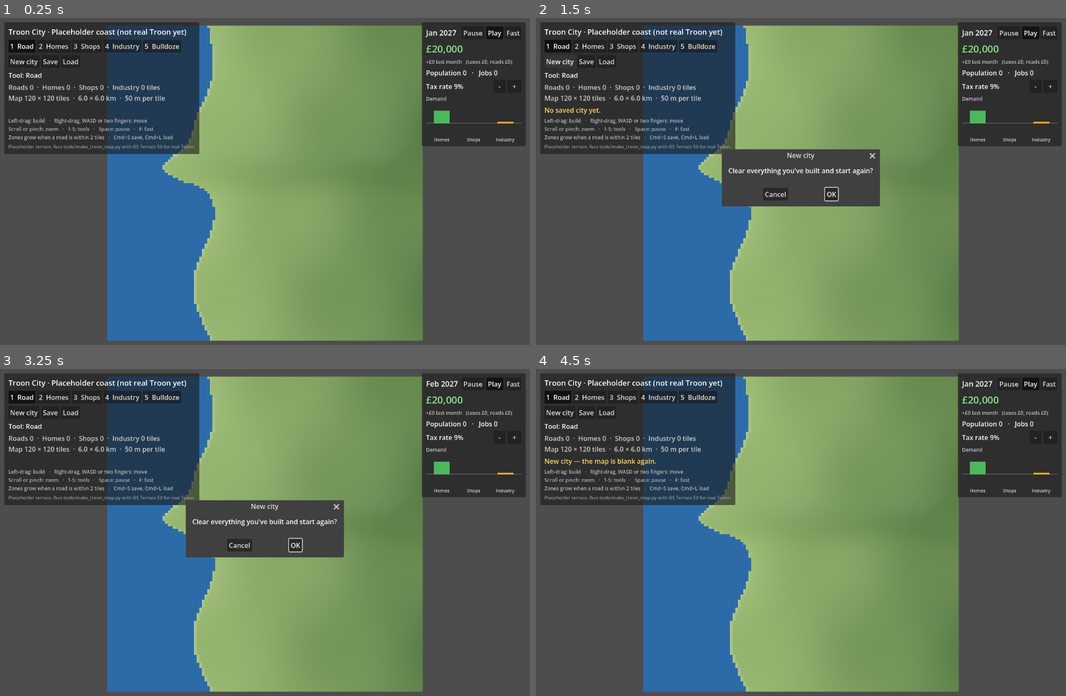
Above: before the commit, frames 1-4 (two rows, left to right).
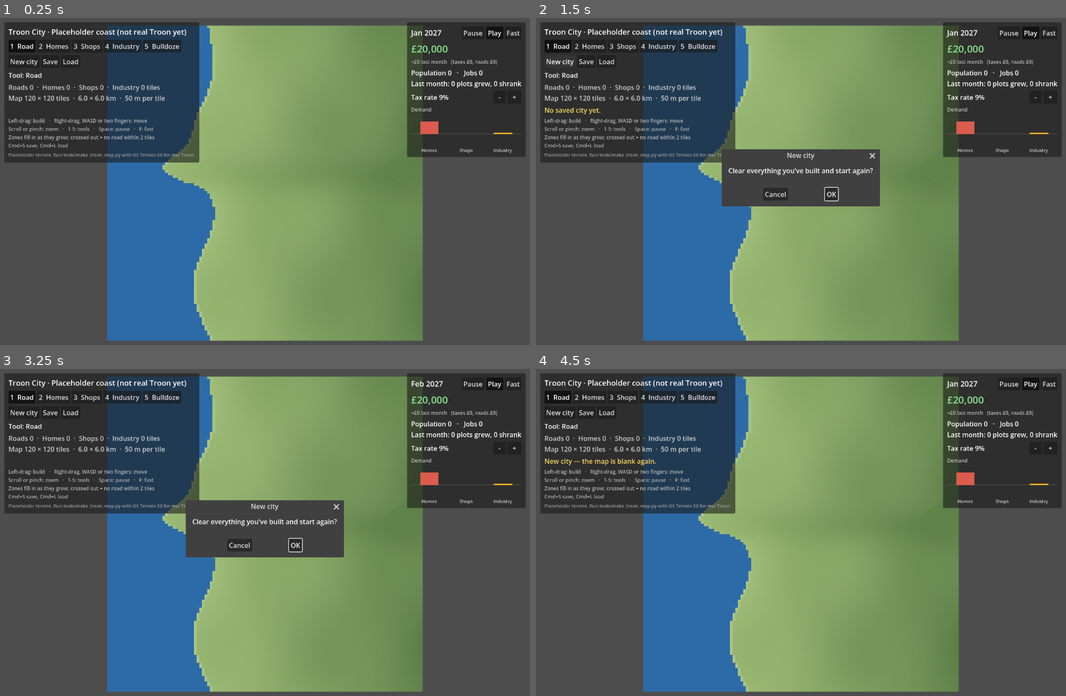
Above: after the commit, the same moments.

Repository: samdickie/city-sim-creator
Game: Godot game, scene res://main.tscn
Two runs of this game, one before a commit and one after it. Both use one fixed random seed, a clock stepped at 60 frames per second and the inputs below.
Inputs:
- Up to frame 1 (0.25 s): no input
- Up to frame 2 (1.5 s): click "Load" at 0.5 s; click "New city" at 1.25 s
- Up to frame 3 (3.25 s): click "New city" at 2 s; click "Play" at 2.75 s
- Up to frame 4 (4.5 s): click "Play" at 3.5 s; click "OK" at 4.25 s

The runs differ from the first frame. In frame 1, 4.1% of the frame differs, in the area x 0-100%, y 1-45%; in frame 2, 4.0%; in frame 3, 4.0%; in frame 4, 4.1%.

Commit message:
Make zone growth visible: bolder plots per level, growth flashes, no-road markers
Co-Authored-By: Claude Opus 5.5 <noreply@anthropic.com>
Claude-Session: https://claude.ai/code/session_01TJfN1XR5FkkXgydyT6DSGx

Diff:
--- a/scripts/main.gd
+++ b/scripts/main.gd
@@ -41,10 +41,13 @@
 
 const TILE_COLOURS := {
 	Tile.ROAD: Color(0.23, 0.23, 0.25),
-	Tile.HOMES: Color(0.30, 0.72, 0.36),
+	Tile.HOMES: Color(0.86, 0.36, 0.30),   # brick red: stands out on green land
 	Tile.SHOPS: Color(0.26, 0.58, 0.92),
 	Tile.INDUSTRY: Color(0.96, 0.70, 0.15),
 }
+
+const LEVEL_FILL := [0.22, 0.55, 0.8, 1.0]   # how solid a zone looks at levels 0-3
+const FLASH_SECONDS := 1.5
 
 const WATER_COLOUR := Color(0.18, 0.42, 0.66)
 const LOW_LAND := Color(0.62, 0.74, 0.46)
@@ -81,6 +84,8 @@
 var stats_label: Label
 var message_label: Label
 var message_timer := 0.0
+var flash_tiles := PackedInt32Array()  # plots that grew this month
+var flash_time := 0.0
 var confirm_new: ConfirmationDialog
 var date_label: Label
 var money_label: Label
@@ -182,6 +187,7 @@
 
 	var tiles := sim.tiles
 	var levels := sim.levels
+	var reach := sim.road_reach_map()
 	for y in map_h:
 		for x in map_w:
 			var i := _index(x, y)
@@ -195,14 +201,25 @@
 				continue
 			var plot := r.grow(-1.0)   # small gap so plots read as separate
 			var lv := levels[i]
+			# The whole plot gets bolder as it grows, so growth shows at any zoom:
+			# faint outline (empty) -> light -> medium -> solid with a dark block.
+			draw_rect(plot, Color(c, LEVEL_FILL[lv]))
 			if lv == 0:
-				# Zoned but nothing built yet: a faint outlined plot.
-				draw_rect(plot, Color(c, 0.30))
-				draw_rect(plot, Color(c, 0.85), false, 1.0)
+				draw_rect(plot, Color(c, 0.9), false, 1.0)
 			else:
-				# Built up: solid plot with a building that grows each level.
-				draw_rect(plot, c)
-				draw_rect(r.grow(-(7.0 - lv * 2.0)), c.darkened(0.45))
+				draw_rect(r.grow(-(7.0 - lv * 2.0)), c.darkened(0.5))
+			if reach[i] > Settings.ROAD_REACH:
+				# No road close enough: cross it out so it's clear why it isn't growing.
+				draw_line(plot.position, plot.end, Color(0, 0, 0, 0.6), 1.5)
+				draw_line(Vector2(plot.end.x, plot.position.y),
+					Vector2(plot.position.x, plot.end.y), Color(0, 0, 0, 0.6), 1.5)
+
+	# Plots that grew this month flash white, then fade.
+	if flash_time > 0.0:
+		var a := flash_time / FLASH_SECONDS
+		for i in flash_tiles:
+			var fr := Rect2((i % map_w) * TILE, (i / map_w) * TILE, TILE, TILE)
+			draw_rect(fr.grow(TILE * 0.35 * a), Color(1, 1, 1, 0.85 * a))
 
 	# Faint grid once zoomed in enough to see individual tiles.
 	if camera and camera.zoom.x >= 1.0:
@@ -332,8 +349,14 @@
 		if clock >= Settings.MONTH_SECONDS:
 			clock = 0.0
 			sim.tick()
+			flash_tiles = sim.grew
+			flash_time = FLASH_SECONDS
 			_refresh_hud()
 			queue_redraw()
+
+	if flash_time > 0.0:
+		flash_time -= delta
+		queue_redraw()
 
 	if message_timer > 0.0:
 		message_timer -= delta
@@ -573,7 +596,8 @@
 	var help := Label.new()
 	help.text = "Left-drag: build   ·   Right-drag, WASD or two fingers: move\n" \
 		+ "Scroll or pinch: zoom   ·   1-5: tools   ·   Space: pause   ·   F: fast\n" \
-		+ "Zones grow when a road is within %d tiles   ·   Cmd+S save, Cmd+L load" % Settings.ROAD_REACH
+		+ "Zones fill in as they grow; crossed out = no road within %d tiles\n" % Settings.ROAD_REACH \
+		+ "Cmd+S save, Cmd+L load"
 	help.add_theme_font_size_override("font_size", 12)
 	help.add_theme_color_override("font_color", Color(0.7, 0.7, 0.7))
 	box.add_child(help)
@@ -680,7 +704,8 @@
 	budget_label.text = "%s%s last month   (taxes %s, roads %s)" % [
 		"+" if net >= 0 else "", _money_text(net),
 		_money_text(sim.last_income), _money_text(sim.last_upkeep)]
-	city_label.text = "Population %d   ·   Jobs %d" % [sim.population, sim.jobs()]
+	city_label.text = "Population %d   ·   Jobs %d\nLast month: %d plots grew, %d shrank" % [
+		sim.population, sim.jobs(), sim.grew.size(), sim.shrank.size()]
 	tax_label.text = "Tax rate %d%%" % roundi(sim.tax_rate * 100.0)
 	demand_box.queue_redraw()
 	_update_stats()
@@ -710,10 +735,7 @@
 	if t < Tile.HOMES:
 		return TILE_NAMES[t]
 	var lv := sim.levels[i]
-	var text := "%s, level %d of %d" % [TILE_NAMES[t], lv, Settings.MAX_LEVEL]
-	if not sim.has_road_access(i):
-		text += " (needs a road within %d tiles)" % Settings.ROAD_REACH
-	return text
+	return "%s, level %d of %d: %s" % [TILE_NAMES[t], lv, Settings.MAX_LEVEL, sim.zone_status(i)]
 
 
 func _update_stats() -> void:
--- a/scripts/simulation.gd
+++ b/scripts/simulation.gd
@@ -27,6 +27,8 @@
 var demand := {Tile.HOMES: 0.0, Tile.SHOPS: 0.0, Tile.INDUSTRY: 0.0}
 var last_income := 0
 var last_upkeep := 0
+var grew := PackedInt32Array()        # plots that grew last month
+var shrank := PackedInt32Array()      # plots that shrank last month
 
 var _road_dist := PackedByteArray()   # tiles to the nearest road (255 = far)
 var _roads_dirty := true
@@ -50,6 +52,8 @@
 	tax_rate = Settings.DEFAULT_TAX_RATE
 	last_income = 0
 	last_upkeep = 0
+	grew.clear()
+	shrank.clear()
 	_roads_dirty = true
 	_rng.randomize()
 	recount()
@@ -70,6 +74,30 @@
 	return _road_dist[i] <= Settings.ROAD_REACH
 
 
+func road_reach_map() -> PackedByteArray:
+	# Tiles to the nearest road for every map tile (255 = far away).
+	_update_road_distance()
+	return _road_dist
+
+
+func zone_status(i: int) -> String:
+	# A plain-English reason for what a zone plot is doing.
+	var t := tiles[i]
+	if not has_road_access(i):
+		return "won't grow, needs a road within %d tiles" % Settings.ROAD_REACH
+	if levels[i] >= Settings.MAX_LEVEL:
+		return "fully grown"
+	if demand[t] < _capacity_per_level(t) * 0.5:
+		match t:
+			Tile.HOMES:
+				return "waiting, the town needs more jobs first"
+			Tile.SHOPS:
+				return "waiting, the town needs more residents first"
+			Tile.INDUSTRY:
+				return "waiting, the town needs more workers first"
+	return "growing"
+
+
 func change_tax(step: float) -> void:
 	tax_rate = clampf(snappedf(tax_rate + step, 0.01), 0.0, Settings.MAX_TAX_RATE)
 	_update_demand()
@@ -93,6 +121,8 @@
 			zones.append(i)
 	zones.shuffle()                   # no corner of the map gets first pick
 
+	grew.clear()
+	shrank.clear()
 	var wanted := demand.duplicate()
 	for i in zones:
 		var t := tiles[i]
@@ -103,10 +133,12 @@
 				and _rng.randf() < Settings.GROWTH_CHANCE:
 			levels[i] = lv + 1
 			wanted[t] -= size
+			grew.append(i)
 		elif lv > 0 and (not connected or wanted[t] < -size * 2.0) \
 				and _rng.randf() < Settings.DECLINE_CHANCE:
 			levels[i] = lv - 1
 			wanted[t] += size
+			shrank.append(i)
 
 
 func _collect_taxes() -> void:
@@ -241,5 +273,7 @@
 	money = int(data.get("money", Settings.START_MONEY))
 	month = int(data.get("month", 0))
 	tax_rate = float(data.get("tax_rate", Settings.DEFAULT_TAX_RATE))
+	grew.clear()
+	shrank.clear()
 	_roads_dirty = true
 	recount()
